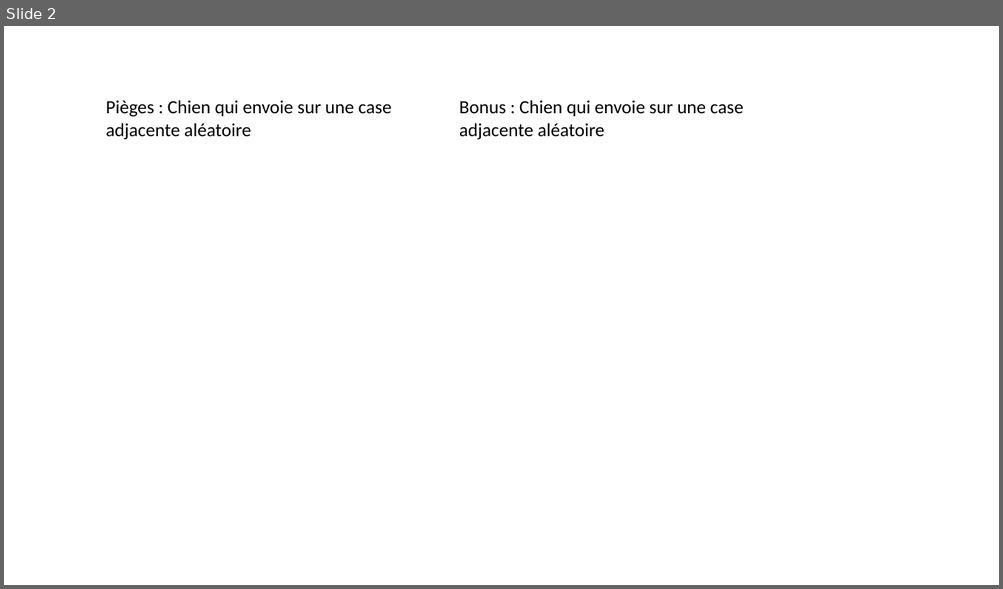
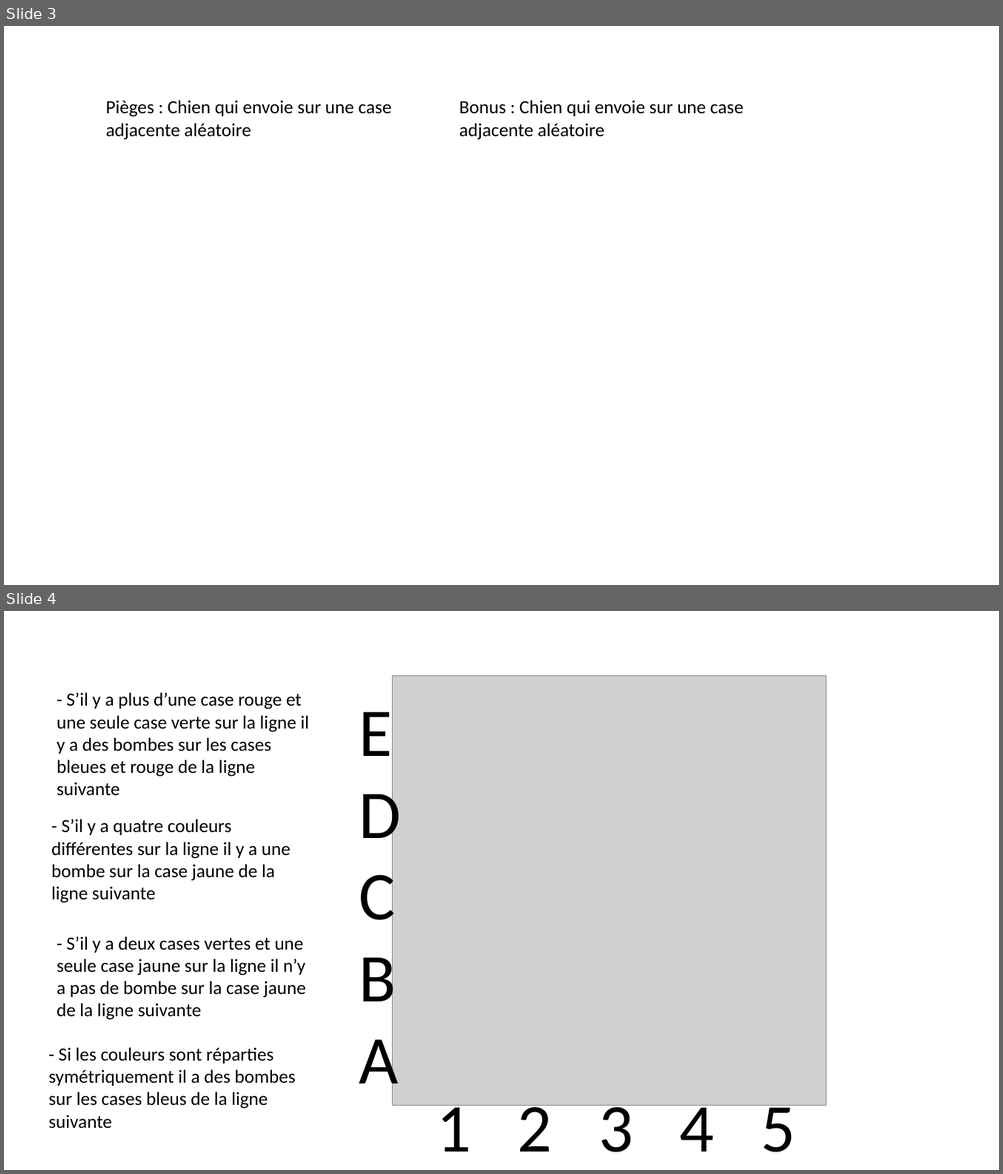
Before and after one commit to HenriVlrd/OBG20201_postal_square, a slide deck: Pitch_01.pptx. Shown one above the other, each under a label of ours: slide 2 before the commit, slides 3 and 4 after it. The pictures are 1003x589 and 1003x1174 pixels, drawn with LibreOffice and Linux fonts; fonts in the diff are those of the drawing; grey boxes stand for pictures. Boxes give left, top, right and bottom in pixels: in the first picture for what was removed or moved away, otherwise in the second. Text is boxed around its words. In the diff, an @@ line names an element or a change of style, - is before the commit and + after.

```diff
--- a/Pitch_01.pptx
+++ b/Pitch_01.pptx
@@ slide 4 added at [4, 611, 999, 1170], background #FFFFFF @@
@@ picture added at [392, 675, 826, 1105] @@
@@ text added at [57, 692, 310, 796], 18 pt, text #000000 @@
+- S’il y a plus d’une case rouge et une seule case verte sur la ligne il y a des bombes sur les cases bleues et rouge de la ligne suivante
@@ text added at [359, 699, 401, 1101], 66 pt, text #000000 @@
+E
+D
+C
+B
+A
@@ text added at [51, 819, 290, 903], 18 pt, text #000000 @@
+- S’il y a quatre couleurs différentes sur la ligne il y a une bombe sur la case jaune de la ligne suivante
@@ text added at [57, 937, 306, 1020], 18 pt, text #000000 @@
+- S’il y a deux cases vertes et une seule case jaune sur la ligne il n’y a pas de bombe sur la case jaune de la ligne suivante
@@ text added at [48, 1048, 296, 1129], 18 pt, text #000000 @@
+- Si les couleurs sont réparties symétriquement il a des bombes sur les cases bleus de la ligne suivante
@@ text added at [437, 1095, 795, 1153], 66 pt, text #000000 @@
+1 2 3 4 5
@@ what was slide 2 is now slide 3 @@
```
Also in this commit, not shown: 1 slide changed, 1 other slide added, 14 other files.
